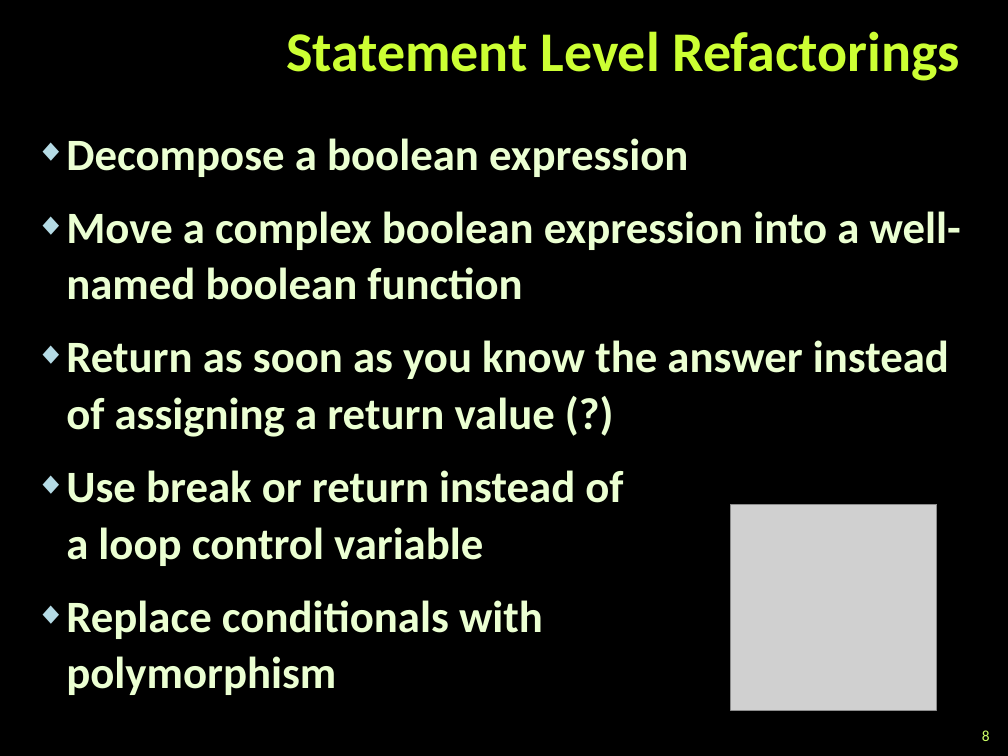
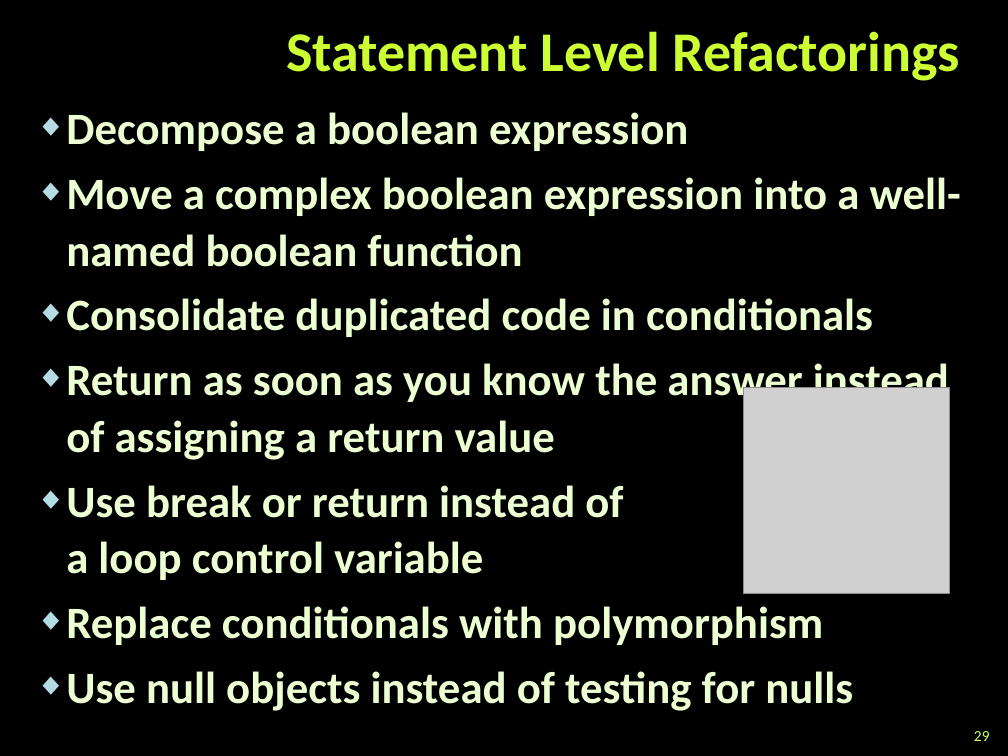
Before and after one commit to martin-nikolov/Telerik-Academy, a slide deck: slide 29 of Programming with C#/4. C# High-Quality Code/12. Refactoring/Refactoring.pptx (slide 8 before the commit). Drawn at 1008x756 pixels with LibreOffice and Linux fonts; fonts in the diff are those of the drawing; grey boxes stand for pictures; background and template pictures are left out. Boxes give left, top, right and bottom in pixels: in the first picture for what was removed or moved away, otherwise in the second. Text is boxed around its words. In the diff, an @@ line names an element or a change of style, - is before the commit and + after.

```diff
--- a/Programming with C#/4. C# High-Quality Code/12. Refactoring/Refactoring.pptx
+++ b/Programming with C#/4. C# High-Quality Code/12. Refactoring/Refactoring.pptx
@@ text "Decompose a boolean expression": place and size @@
-text "Decompose a boolean expression" at [66,138,961,695]
+text "Decompose a boolean expression" at [66,112,961,711]
@@ text at [66,112,961,645]: less space between paragraphs @@
@@ text at [66,298,949,460]: text changed @@
-◆ Return as soon as you know the answer instead of assigning a return value (?)
+◆ Consolidate duplicated code in conditionals
+◆ Return as soon as you know the answer instead of assigning a return value
@@ picture: place and size @@
-picture at [731,504,936,710]
+picture at [743,387,949,593]
@@ text at [66,671,853,711]: paragraph added @@
+◆ Use null objects instead of testing for nulls
@@ page number at [974,731,990,741]: text changed @@
-8
+29
```
Also in this commit, not shown: 10 other slides changed, 23 slides added, 3 slides removed, 9 other files.
